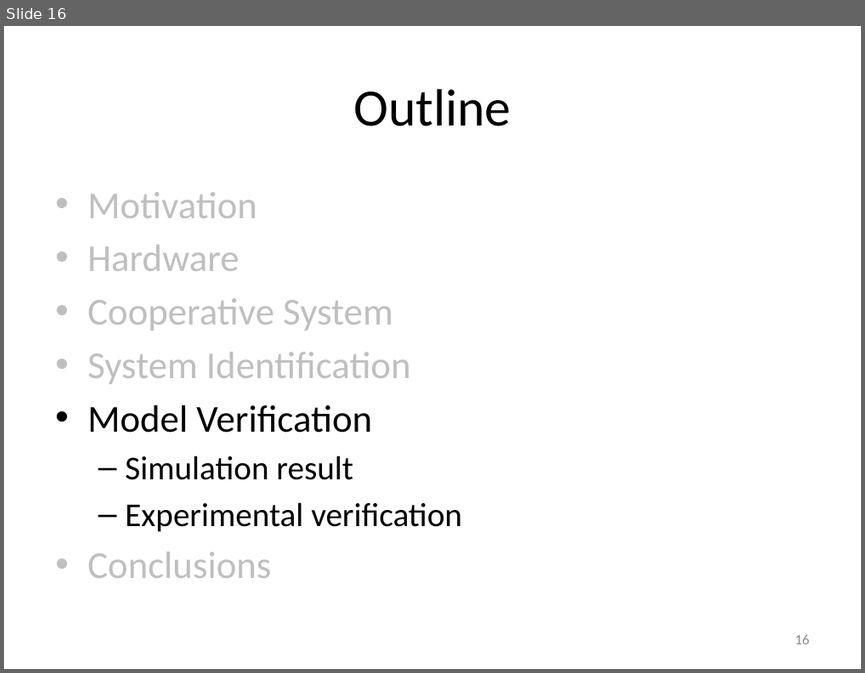
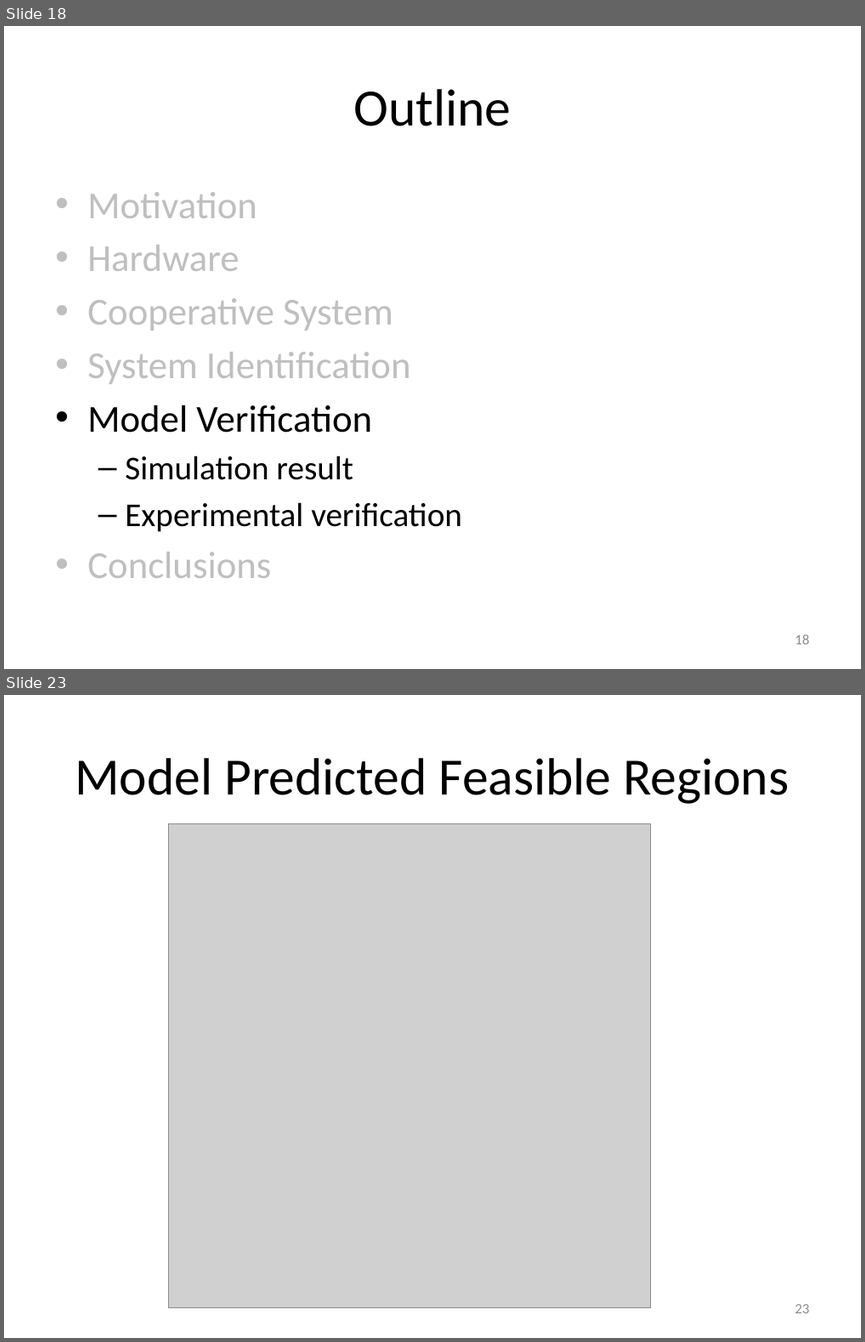
Before and after one commit to ryanjulian/manuscript-aamas2013, a slide deck: presentation/AAMAS_2013.pptx. Shown one above the other, each under a label of ours: slide 16 before the commit, slides 18 and 23 after it; the slides between them are not shown. The pictures are 865x673 and 865x1342 pixels, drawn with LibreOffice and Linux fonts; fonts in the diff are those of the drawing; grey boxes stand for pictures. Boxes give left, top, right and bottom in pixels: in the first picture for what was removed or moved away, otherwise in the second. Text is boxed around its words. In the diff, an @@ line names an element or a change of style, - is before the commit and + after.

```diff
--- a/presentation/AAMAS_2013.pptx
+++ b/presentation/AAMAS_2013.pptx
@@ slide 23 added at <box>4,695,861,1338</box>, background #FFFFFF @@
@@ title added at <box>75,758,789,804</box>, 44 pt, text #000000 @@
+Model Predicted Feasible Regions
@@ picture added at <box>169,823,651,1308</box> @@
@@ page number added at <box>794,1304,809,1313</box>, 12 pt, text #8C8C8C @@
+23
@@ what was slide 16 is now slide 18 @@
@@ page number at <box>794,634,809,644</box>: text changed @@
-16
+18
```
Also in this commit, not shown: 9 slides changed, 7 other slides added, 3 other files.
